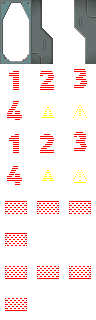
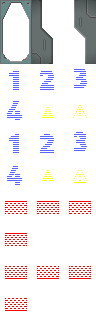
Revision of a layered 96px x 320px image; what changed, layer by layer:
renamed "Layer 5 copy 13" to "1234 copy 2", showed it, painted on it over [7, 69, 87, 185]
removed layer "1234 copy 3" over [7, 69, 87, 185]
